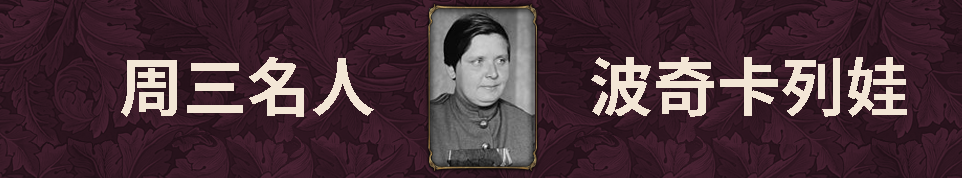
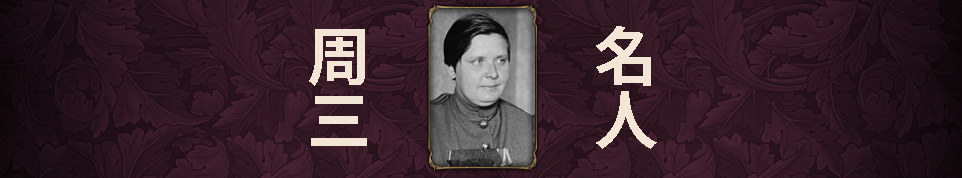
Layers edited between the first and the second 962x178 image:
added layer "名人" above "周三" over 596, 26, 657, 149
added layer "周三" above "图层 1" over 309, 29, 367, 146
hid "波奇卡列娃" over 591, 57, 907, 117
hid "周三名人" over 121, 57, 374, 117
